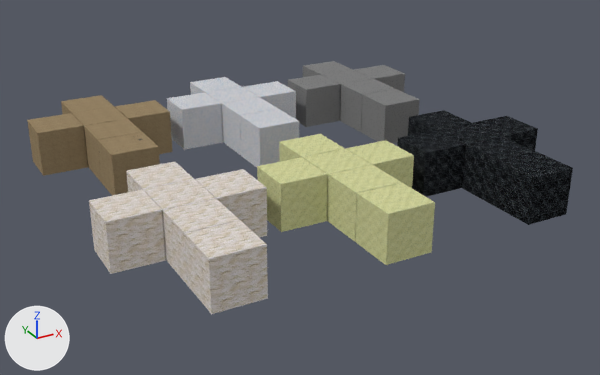
A saved change to the Blender file blender_models/Box.blend.
Camera for both pictures: a camera (50 mm lens) standing at (-28.4, -96.6, 43.0) and looking at (20.3, -8.1, -1.3). Arrows for +X, +Y and +Z are at lower left; the lights stay in place.

The first picture shows 'Room1', 'Room2', 'Room3', 'Room4', 'Room5', 'Room6'.
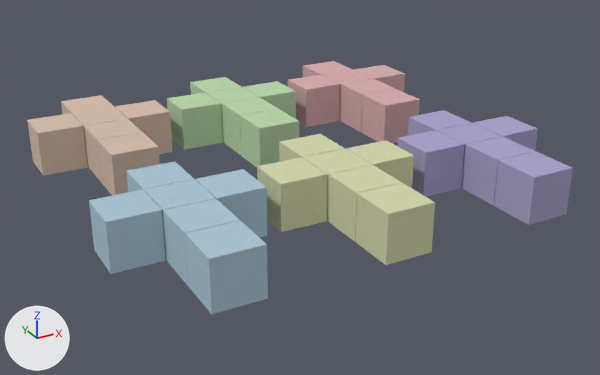
Boxes [x1, y1, x2, y2] around the edits, measured in the pictures (600 x 375 px):
'Room4', surface changed (white to blue): [89, 162, 268, 314] in both
'Room6', surface changed (black to blue): [397, 110, 573, 225] in both
'Room1', surface changed (brown to beige): [27, 95, 172, 196] in both
'Room2', surface changed (grey to green): [167, 77, 299, 167] in both
'Room3', surface changed (grey to pink): [288, 61, 420, 143] in both

The edits, one by one:
Picture 'paper_purple.png' (img_paper_purple_png) is new.
Picture 'paper_blue.png' (img_paper_blue_png) is new.
Picture 'paper_red.png' (img_paper_red_png) is new.
Picture 'paper_green.png' (img_paper_green_png) is new.
Picture 'paper_orange.png' (img_paper_orange_png) is new.
Material 'Paper1' (mat_paper1) changes its picture from img_paper1_jpg to img_paper_orange_png.
Material 'Paper2' (mat_paper2) changes its picture from img_paper2_jpg to img_paper_green_png.
Material 'Paper3' (mat_paper3) changes its picture from img_paper3_png to img_paper_red_png.
Material 'Paper4' (mat_paper4) changes its picture from img_paper4_jpg to img_paper_blue_png.
Material 'Paper6' (mat_paper6) changes its picture from img_paper6_jpg to img_paper_purple_png.
